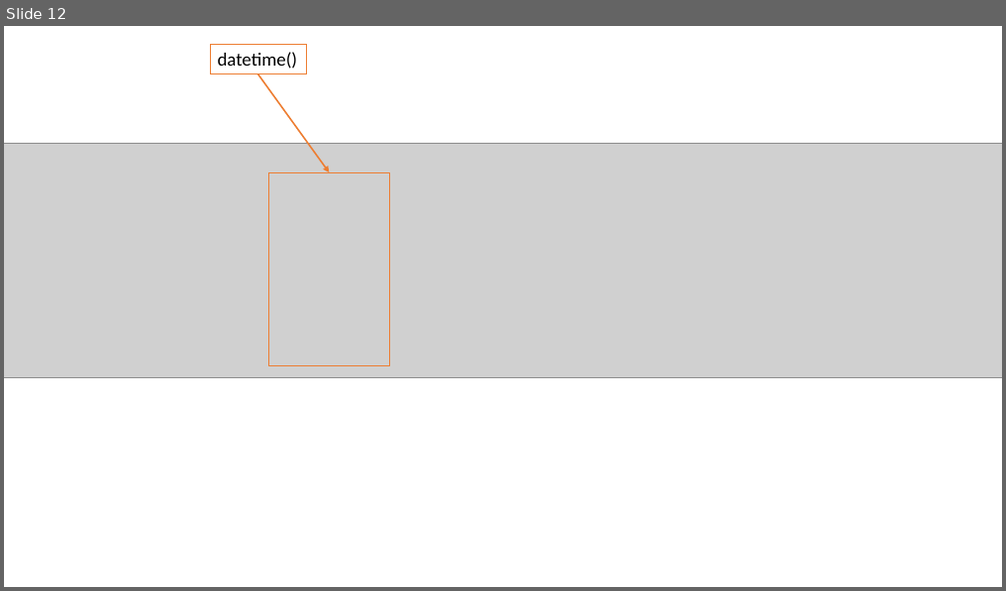
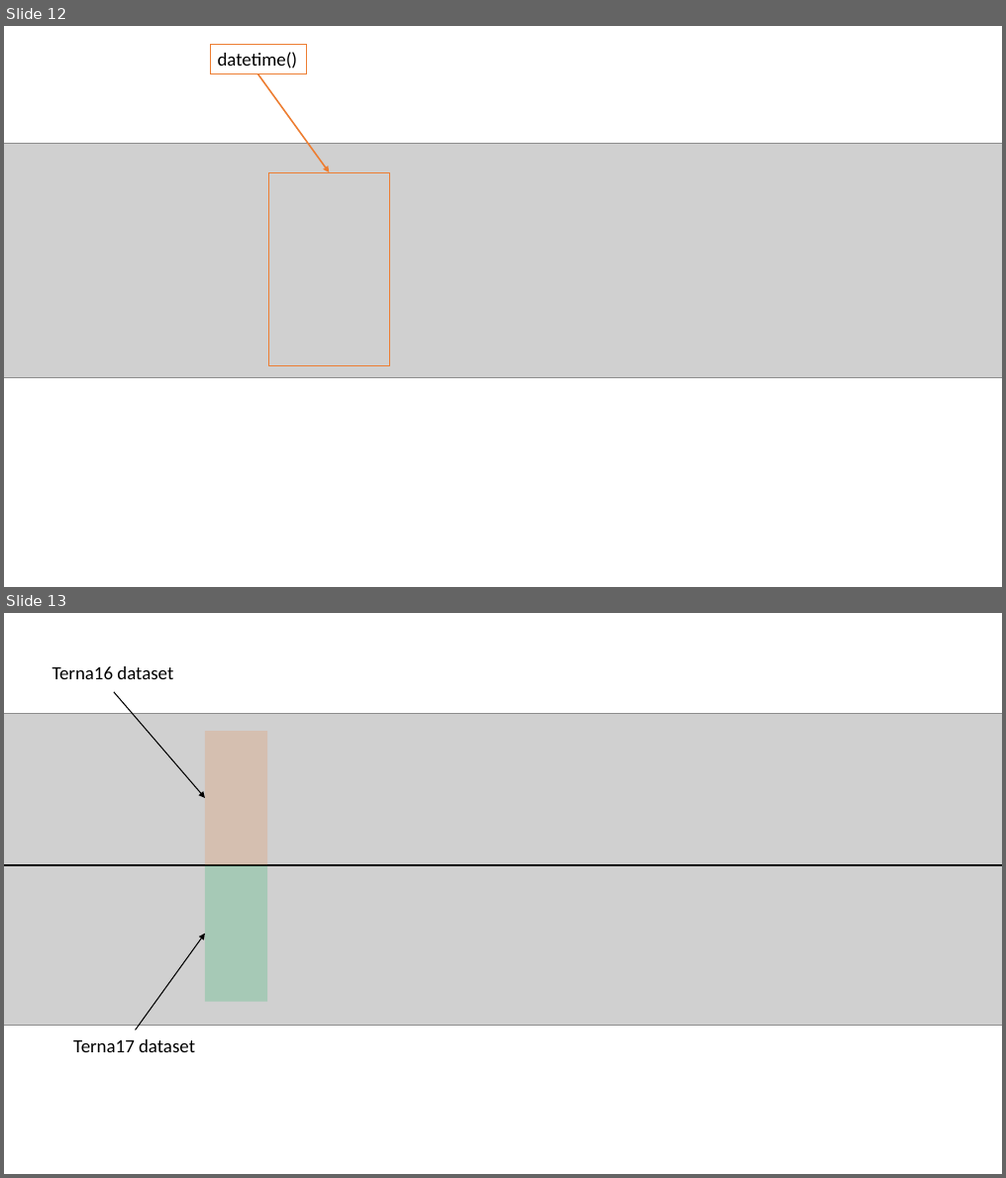
Before and after one commit to sastutorials/sastutorials.github.io, a slide deck: screenshots/imgs.pptx. Shown one above the other, each under a label of ours: slide 12 before the commit, slides 12 and 13 after it. The pictures are 1006x591 and 1006x1178 pixels, drawn with LibreOffice and Linux fonts; fonts in the diff are those of the drawing; grey boxes stand for pictures. Boxes give left, top, right and bottom in pixels: in the first picture for what was removed or moved away, otherwise in the second. Text is boxed around its words. In the diff, an @@ line names an element or a change of style, - is before the commit and + after.

```diff
--- a/screenshots/imgs.pptx
+++ b/screenshots/imgs.pptx
@@ slide 13 added at [4, 613, 1002, 1174], background #FFFFFF @@
@@ text added at [53, 666, 173, 679], 18 pt, text #000000 @@
+Terna16 dataset
@@ arrow added from (114, 691) to (205, 798), #000000 1 pt @@
@@ picture added at [4, 713, 1002, 865] @@
@@ rectangle added at [205, 731, 267, 865], fill #ED7D31 at 20% opacity @@
@@ picture added at [4, 861, 1002, 1025] @@
@@ line added from (4, 865) to (1002, 865), #000000 1.5 pt @@
@@ rectangle added at [205, 865, 267, 1001], fill #00B050 at 20% opacity @@
@@ arrow added from (135, 1030) to (205, 934), #000000 1 pt @@
@@ text added at [73, 1040, 195, 1053], 18 pt, text #000000 @@
+Terna17 dataset
```
Also in this commit, not shown: 2 other files.
